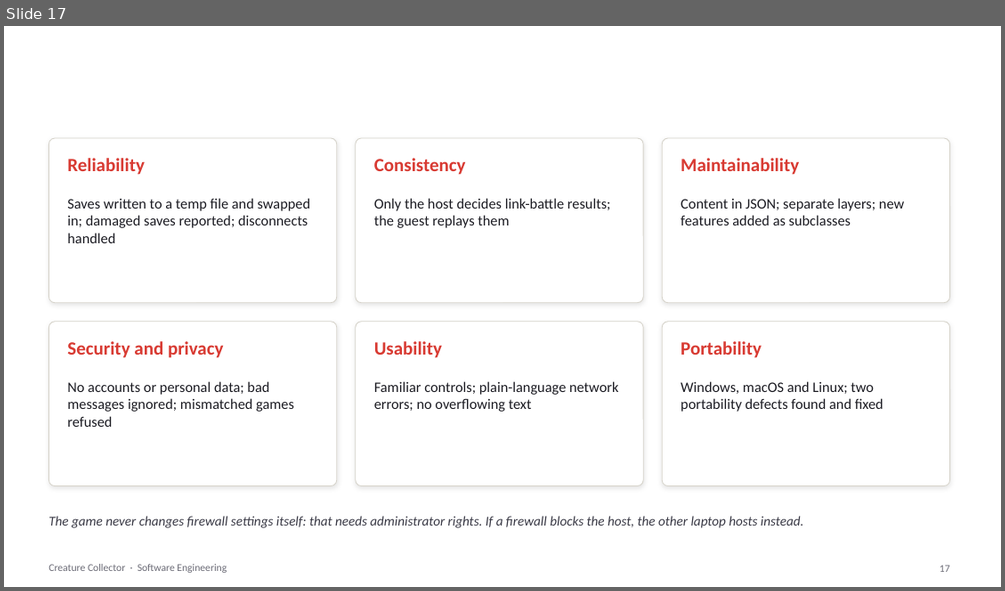
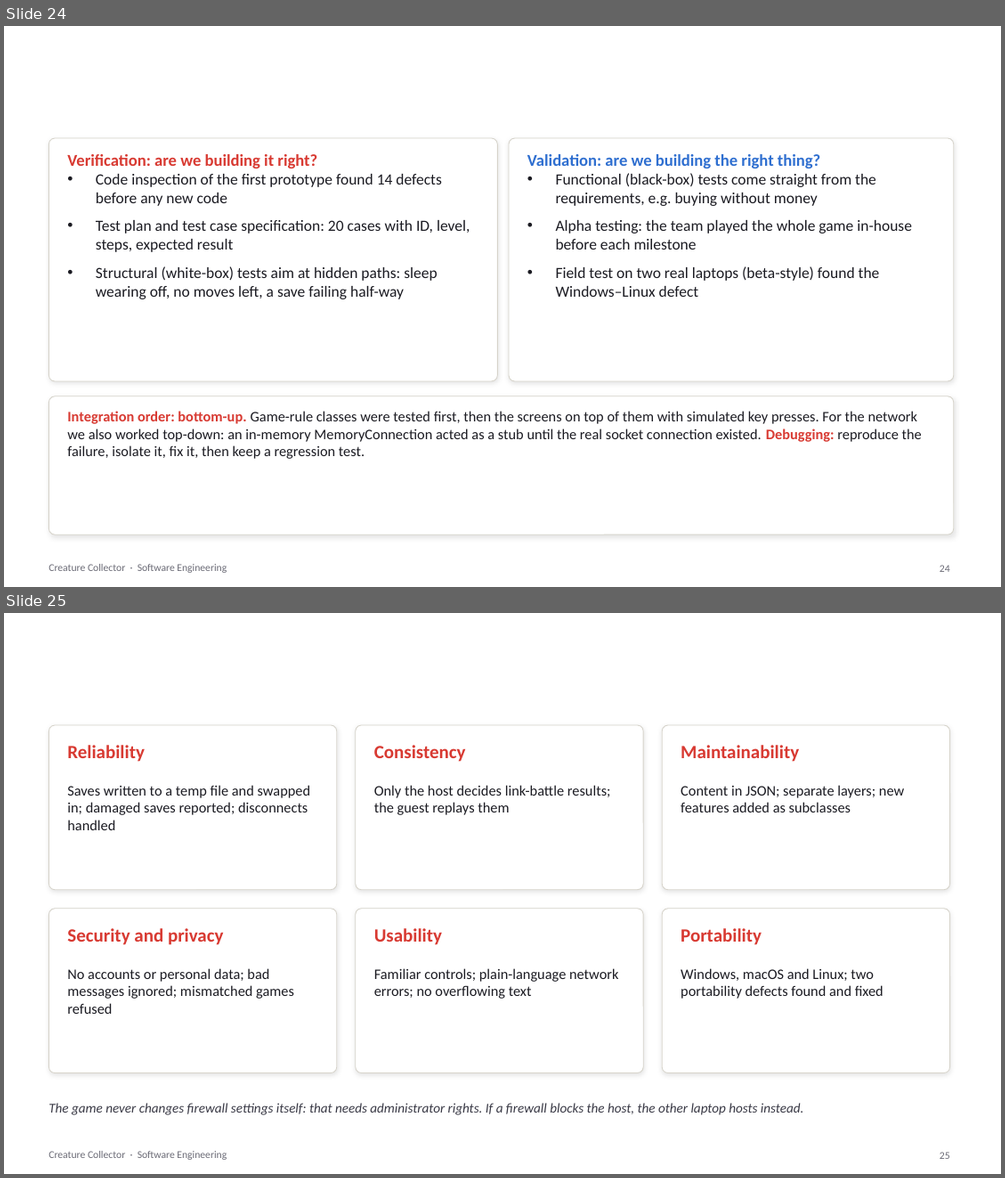
Before and after one commit to psdoom14/creature-collector, a slide deck: docs/se/CreatureCollector-SE.pptx. Shown one above the other, each under a label of ours: slide 17 before the commit, slides 24 and 25 after it. The pictures are 1005x591 and 1005x1178 pixels, drawn with LibreOffice and Linux fonts; fonts in the diff are those of the drawing; background and template pictures are left out. Boxes give left, top, right and bottom in pixels: in the first picture for what was removed or moved away, otherwise in the second. Text is boxed around its words. In the diff, an @@ line names an element or a change of style, - is before the commit and + after.

```diff
--- a/docs/se/CreatureCollector-SE.pptx
+++ b/docs/se/CreatureCollector-SE.pptx
@@ slide 24 added at [4,26,1001,587], background picture (left out); not listed: 1 template element that a slide beside it also shows @@
@@ title added at [48,37,864,95], 30 pt, text #FFFFFF, bold @@
+Verification and validation
@@ rounded rectangle added at [48,138,498,381], fill #FFFFFF, outline #D6D3CA 0.75 pt @@
@@ text added at [67,154,469,299], 15 pt, text #1B1B22 @@
+Verification: are we building it right?
+• Code inspection of the first prototype found 14 defects before any new code
+• Test plan and test case specification: 20 cases with ID, level, steps, expected result
+• Structural (white-box) tests aim at hidden paths: sleep wearing off, no moves left, a save failing half-way
@@ rounded rectangle added at [509,138,954,381], fill #FFFFFF, outline #D6D3CA 0.75 pt @@
@@ text added at [527,154,912,297], 15 pt, text #1B1B22 @@
+Validation: are we building the right thing?
+• Functional (black-box) tests come straight from the requirements, e.g. buying without money
+• Alpha testing: the team played the whole game in-house before each milestone
+• Field test on two real laptops (beta-style) found the Windows–Linux defect
@@ rounded rectangle added at [48,396,954,534], fill #FFFFFF, outline #D6D3CA 0.75 pt @@
@@ text added at [67,410,922,459], 14 pt, text #1B1B22 @@
+Integration order: bottom-up. Game-rule classes were tested first, then the screens on top of them with simulated key presses. For the network we also worked top-down: an in-memory MemoryConnection acted as a stub until the real socket connection existed. Debugging: reproduce the failure, isolate it, fix it, then keep a regression test.
@@ page number added at [939,564,950,572], 10 pt, text #6B6B76 @@
+24
@@ what was slide 17 is now slide 25 @@
@@ page number at [939,1151,950,1159]: text changed @@
-17
+25
```
Also in this commit, not shown: 2 slides changed, 9 other slides added, 3 other files.
